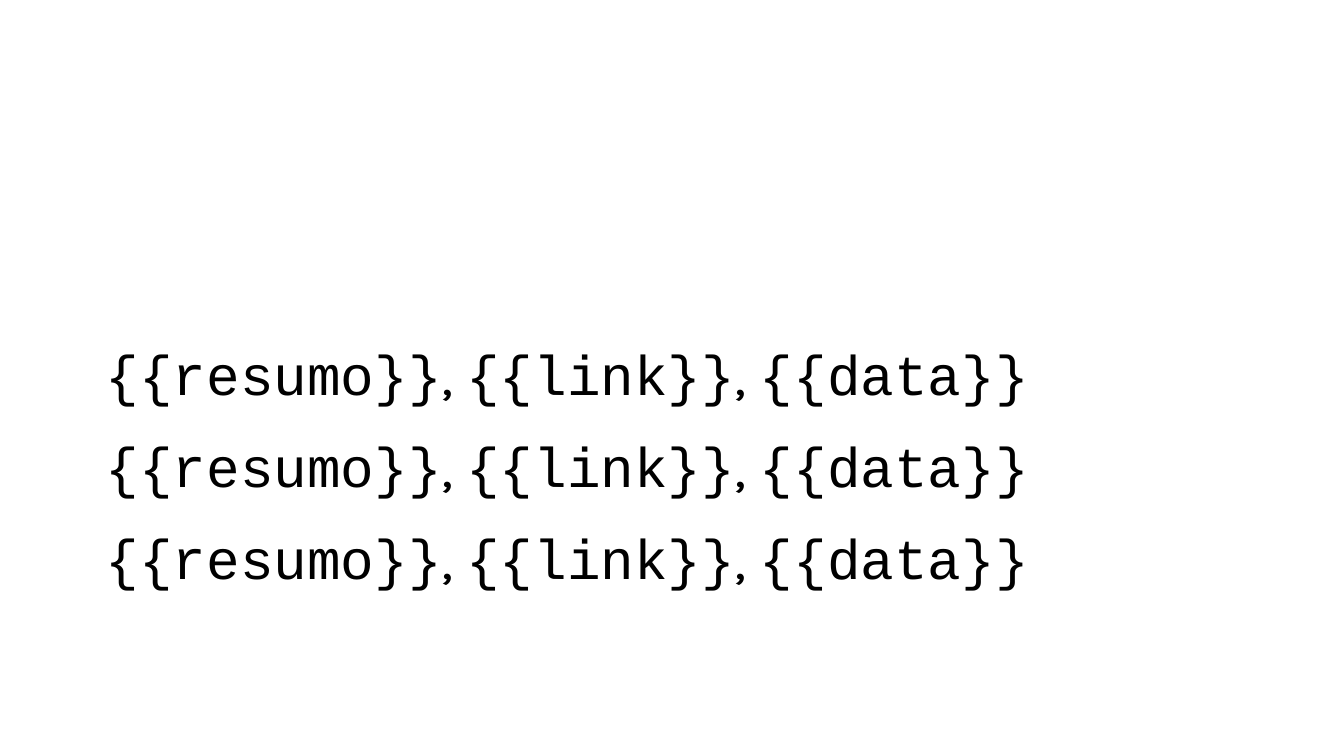
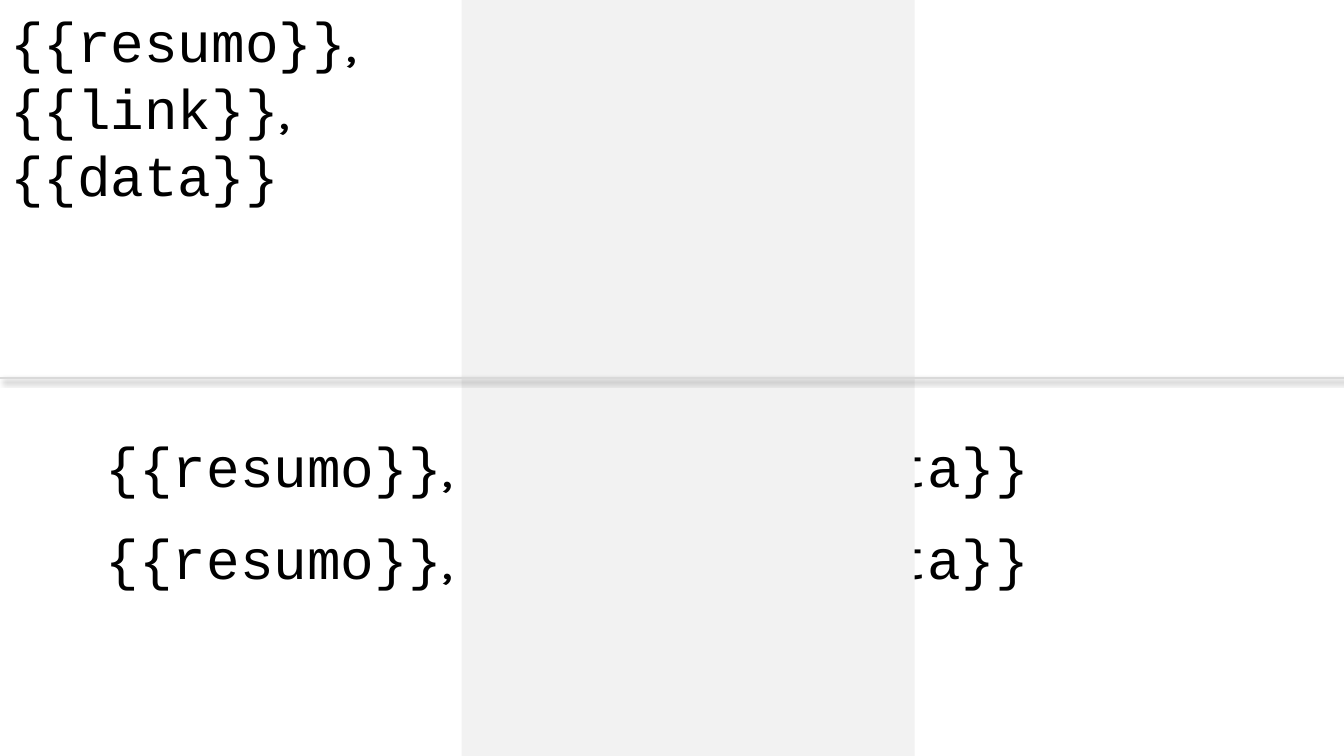
Before and after one commit to kamilypl/API-Python, a slide deck: slide 1 of template.pptx. Drawn at 1344x756 pixels with LibreOffice and Linux fonts; fonts in the diff are those of the drawing. Boxes give left, top, right and bottom in pixels: in the first picture for what was removed or moved away, otherwise in the second. Text is boxed around its words. In the diff, an @@ line names an element or a change of style, - is before the commit and + after.

```diff
--- a/template.pptx
+++ b/template.pptx
@@ text "{{resumo}}, {{link}}, {{data}}" rewrapped from (106, 355, 1029, 407) to (10, 21, 357, 208) @@
@@ rectangle added at (462, 0, 914, 756), fill #F2F2F2 @@
@@ line added from (0, 378) to (1344, 378), #D9D9D9 1 pt @@
```
Also in this commit, not shown: 4 other files.
